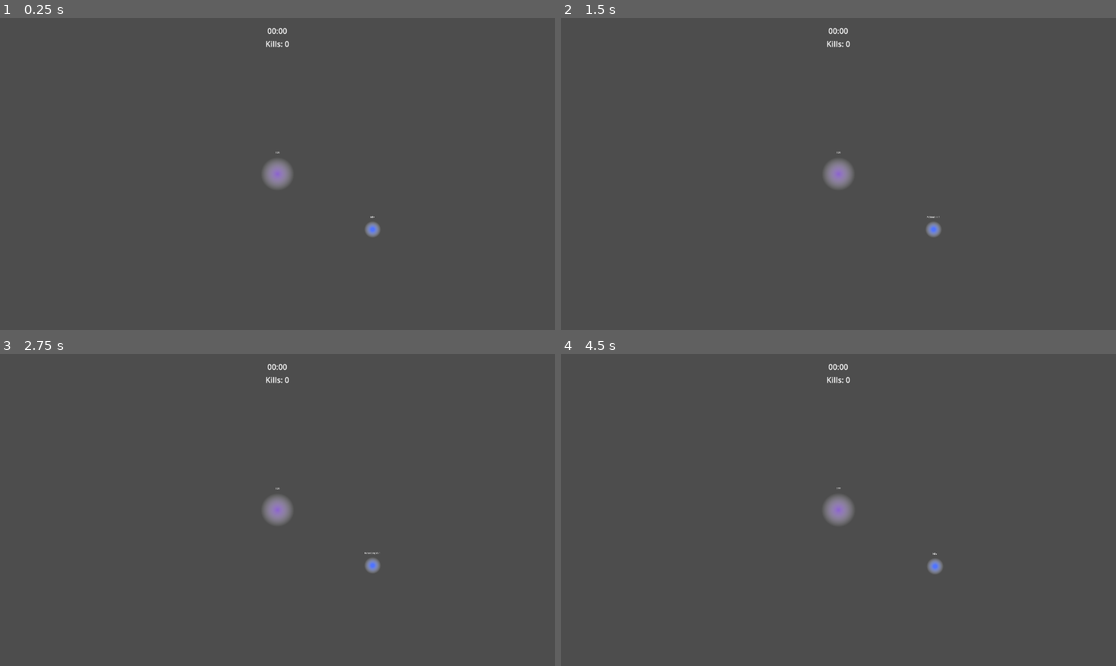
Above: before the commit, frames 1-4 (two rows, left to right).
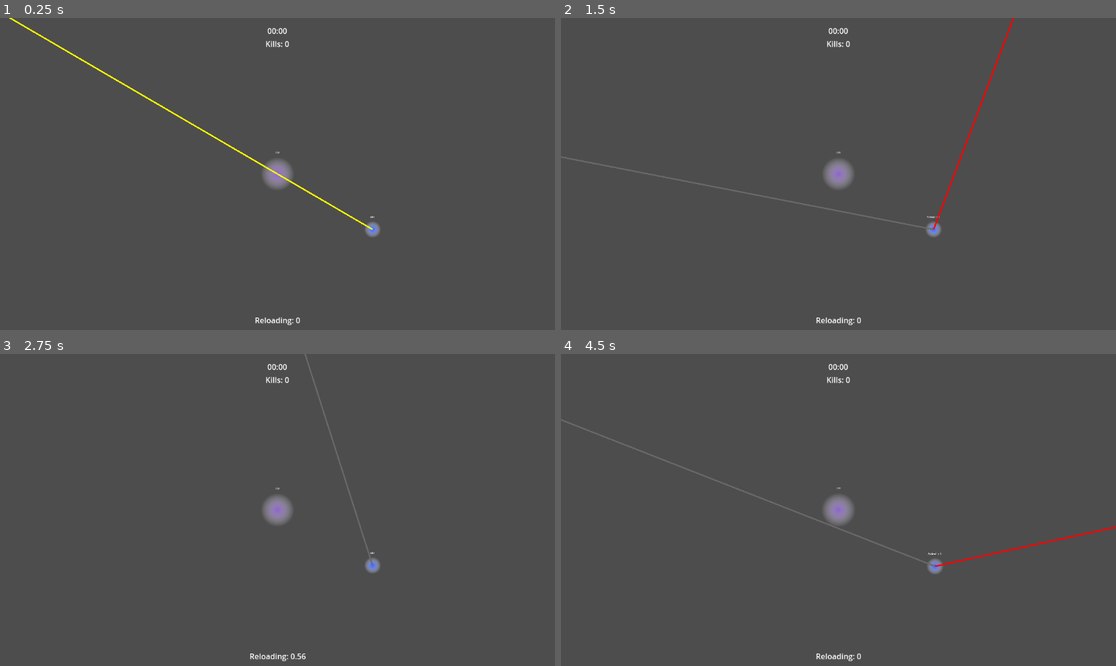
Above: after the commit, the same moments.

Repository: dwlee0802/ProbabilityShooter
Game: Godot game, scene res://Scenes/game.tscn
Two runs of this game, one before a commit and one after it. Both use one fixed random seed, a clock stepped at 60 frames per second and the inputs below.
Inputs (mouse positions are in pixels of both pictures, inside the frame that each line leads up to):
- Up to frame 1 (0.25 s): no input
- Up to frame 2 (1.5 s): tap Enter at 0.5 s; move the mouse to (960, 158) at 0.52 s; tap Q (action_1, bound only before the commit) at 0.6 s; click (960, 158) at 0.8 s; tap Space at 1.25 s; move the mouse to (727, 189) at 1.27 s; click (727, 189) at 1.35 s
- Up to frame 3 (2.75 s): tap Q (action_1, bound only before the commit) at 1.55, 2.1 s; move the mouse to (333, 441) at 2.02 s; click (333, 441) at 2.3 s
- Up to frame 4 (4.5 s): tap Enter at 2.75 s; move the mouse to (810, 572) at 2.77 s; tap Middle mouse button (camera_pan) at 2.85 s; tap Q (action_1, bound only before the commit) at 3.05 s; move the mouse to (1005, 556) at 3.52 s; tap Mouse wheel up (camera_zoom_in) at 3.6 s; click (1005, 556) at 3.8 s; tap Space at 4.25 s; move the mouse to (672, 463) at 4.27 s; tap Mouse wheel down (camera_zoom_out) at 4.35 s

The runs differ from the first frame. In frame 1, 0.5% of the frame differs, in the area x 1-68%, y 0-99%; in frame 2, 0.6%, in the area x 0-82%, y 0-99%; in frame 3, 0.2%; in frame 4, 0.5%.

Commit message:
Aim and Attack Lines.

Diff:
--- a/Scenes/States/attack_state.gd
+++ b/Scenes/States/attack_state.gd
@@ -19,7 +19,15 @@
 func enter() -> void:
 	super()
 	parent.state_label.text = "Action1"
+	mouse_position = parent.get_local_mouse_position()
 	timer.start(wait_time)
+	parent.aim_line.default_color = parent.disabled_color
+	parent.attack_line.visible = true
+	parent.attack_line.set_point_position(1, parent.get_local_mouse_position().normalized() * 10000)
+
+func exit() -> void:
+	super()
+	parent.attack_line.visible = false
 
 func process_input(_event: InputEvent) -> State:
 	if Input.is_action_just_pressed("ui_cancel"):
@@ -35,14 +43,13 @@
 
 func process_physics(_delta: float) -> State:
 	if timer.is_stopped():
-		parent.action_1_available = false
+		parent.action_one_available = false
 
 		var bullet: Projectile = parent.bullet_scene.instantiate()
 		bullet.launch(mouse_position.normalized(), projectile_speed, randi_range(1, 201))
 		bullet.global_position = parent.global_position
 
 		get_tree().root.add_child(bullet)
-
 		return idle_state
 
 	return null
--- a/Scenes/States/idle_state.gd
+++ b/Scenes/States/idle_state.gd
@@ -3,9 +3,7 @@
 @export
 var move_state: State
 @export
-var aim_state: State
-@export
-var reload_state: State
+var action_one_state: State
 
 
 func enter() -> void:
@@ -16,16 +14,14 @@
 	# right clicking when Idle is move order
 	if Input.is_action_just_pressed('right_click'):
 		return move_state
-	# pressed action 1. go to action 1 aim mode
-	if Input.is_action_just_pressed("action_1"):
-		if parent.action_1_available:
-			aim_state.action = Action.One
-			return aim_state
-		else:
-			reload_state.action = Action.One
-			return reload_state
+	if Input.is_action_just_pressed("action_one"):
+		if parent.action_one_available:
+			return action_one_state
 
 	return null
 
 func process_physics(_delta: float) -> State:
 	return null
+
+func process_frame(_delta: float) -> State:
+	return null
--- a/Scenes/States/move_state.gd
+++ b/Scenes/States/move_state.gd
@@ -3,7 +3,7 @@
 @export
 var idle_state: State
 @export
-var aim_state: State
+var action_one_state: State
 
 var destination: Vector2
 
@@ -20,9 +20,8 @@
 	if Input.is_action_just_pressed("right_click"):
 		destination = parent.get_global_mouse_position()
 	# pressed action 1. go to action 1 aim mode
-	if Input.is_action_just_pressed("action_1"):
-		aim_state.action = Action.One
-		return aim_state
+	if Input.is_action_just_pressed("action_one"):
+		return action_one_state
 
 	return null
 
--- a/Scenes/enemy_unit.gd
+++ b/Scenes/enemy_unit.gd
@@ -36,7 +36,7 @@
 	var current_speed: float = linear_velocity.length()
 
 	var angle_to_core: float = global_position.angle_to_point(core_position)
-	var target_direction: Vector2 = linear_velocity.from_angle(angle_to_core)
+	var target_direction: Vector2 = Vector2.from_angle(angle_to_core)
 
 	var adjustment_force: Vector2 = target_direction - current_direction
 
--- a/Scenes/game.gd
+++ b/Scenes/game.gd
@@ -1,4 +1,7 @@
 extends Node2D
+
+@onready
+var user_interface: UserInterface = $UserInterface
 
 var enemy_scene = preload("res://Scenes/enemy_unit.tscn")
 
@@ -22,6 +25,9 @@
 @export
 var no_game_over: bool = false
 
+@onready
+var selected_unit: PlayerUnit = $PlayerUnit
+
 
 # Called when the node enters the scene tree for the first time.
 func _ready():
@@ -29,6 +35,9 @@
 	core.core_killed.connect(game_over)
 	spawn_timer.timeout.connect(spawn_enemy_unit)
 	spawn_timer.start(spawn_cooldown)
+
+func _process(_delta):
+	user_interface.update_reload_label(selected_unit.action_one_reload_timer.time_left)
 
 func spawn_enemy_unit() -> void:
 	var newEnemy: EnemyUnit = enemy_scene.instantiate()
--- a/Scenes/game.tscn
+++ b/Scenes/game.tscn
@@ -1,9 +1,10 @@
-[gd_scene load_steps=5 format=3 uid="uid://dxjkqbl8aq56s"]
+[gd_scene load_steps=6 format=3 uid="uid://dxjkqbl8aq56s"]
 
 [ext_resource type="Script" path="res://Scenes/game.gd" id="1_entdd"]
 [ext_resource type="PackedScene" uid="uid://c23cvo0viwxq4" path="res://Scenes/core.tscn" id="1_i48ud"]
 [ext_resource type="Script" path="res://Scenes/CameraControl.gd" id="2_iduqg"]
 [ext_resource type="PackedScene" uid="uid://cxvs0ubbipl35" path="res://Scenes/player_unit.tscn" id="2_jg501"]
+[ext_resource type="Script" path="res://Scenes/user_interface.gd" id="5_cic1u"]
 
 [node name="Game" type="Node2D"]
 script = ExtResource("1_entdd")
@@ -27,9 +28,10 @@
 
 [node name="Enemies" type="Node2D" parent="."]
 
-[node name="CanvasLayer" type="CanvasLayer" parent="."]
+[node name="UserInterface" type="CanvasLayer" parent="."]
+script = ExtResource("5_cic1u")
 
-[node name="VBoxContainer" type="VBoxContainer" parent="CanvasLayer"]
+[node name="GameState" type="VBoxContainer" parent="UserInterface"]
 anchors_preset = 5
 anchor_left = 0.5
 anchor_right = 0.5
@@ -40,16 +42,35 @@
 grow_horizontal = 2
 alignment = 1
 
-[node name="TimeLabel" type="Label" parent="CanvasLayer/VBoxContainer"]
+[node name="TimeLabel" type="Label" parent="UserInterface/GameState"]
 layout_mode = 2
 text = "00:00"
 horizontal_alignment = 1
 vertical_alignment = 1
 
-[node name="KillCountLabel" type="Label" parent="CanvasLayer/VBoxContainer"]
+[node name="KillCountLabel" type="Label" parent="UserInterface/GameState"]
 layout_mode = 2
 text = "Kills: 0"
 horizontal_alignment = 1
 vertical_alignment = 1
 
+[node name="UnitState" type="HBoxContainer" parent="UserInterface"]
+anchors_preset = 7
+anchor_left = 0.5
+anchor_top = 1.0
+anchor_right = 0.5
+anchor_bottom = 1.0
+offset_left = -74.5
+offset_top = -40.0
+offset_right = 74.5
+grow_horizontal = 2
+grow_vertical = 0
+alignment = 1
+
+[node name="ReloadLabel" type="Label" parent="UserInterface/UnitState"]
+layout_mode = 2
+text = "Reloading: 0"
+horizontal_alignment = 1
+vertical_alignment = 1
+
 [connection signal="body_entered" from="Core" to="Core" method="_on_body_entered"]
--- a/Scenes/player_unit.gd
+++ b/Scenes/player_unit.gd
@@ -1,9 +1,10 @@
 extends Unit
 class_name PlayerUnit
 
+static var bullet_scene = preload("res://Scenes/projectile.tscn")
+
 @onready
 var state_label: Label = $StateLabel
-
 @onready
 var state_machine: StateMachine = $StateMachine
 
@@ -13,19 +14,48 @@
 
 @export_category("Action Availability")
 @export
-var action_1_available: bool = true
+var action_one_available: bool = true
+@export
+var action_one_reload_time: float = 1
+@onready
+var action_one_reload_timer: Timer = $ActionOneReloadTimer
 
-var bullet_scene = preload("res://Scenes/projectile.tscn")
+@export_category("Aim Line")
+@export
+var default_color: Color = Color.YELLOW
+@export
+var attack_color: Color = Color.RED
+@export
+var disabled_color: Color = Color.DIM_GRAY
+
+@onready
+var aim_line: Line2D = $AimLine
+@onready
+var attack_line: Line2D = $AttackLine
 
 
 func _ready() -> void:
 	state_machine.init(self)
+	$ActionOneReloadTimer.reload_finished.connect(reload_action)
+	aim_line.default_color = default_color
+	attack_line.default_color = attack_color
 
 func _unhandled_input(event: InputEvent) -> void:
 	state_machine.process_input(event)
 
+	if Input.is_action_just_pressed("action_one") and !action_one_available:
+		if action_one_reload_timer.is_stopped():
+			action_one_reload_timer.start(action_one_reload_time)
+
 func _physics_process(delta: float) -> void:
 	state_machine.process_physics(delta)
+	# make aim line follow mouse cursor
+	aim_line.set_point_position(1, get_local_mouse_position().normalized() * 10000)
 
 func _process(delta: float) -> void:
 	state_machine.process_frame(delta)
+
+func reload_action(num: int) -> void:
+	match num:
+		1:
+			action_one_available = true
--- a/Scenes/player_unit.tscn
+++ b/Scenes/player_unit.tscn
@@ -6,7 +6,7 @@
 [ext_resource type="Script" path="res://Scenes/States/move_state.gd" id="4_jlt6l"]
 [ext_resource type="Script" path="res://Scenes/States/aim_state.gd" id="5_8ylnj"]
 [ext_resource type="Script" path="res://Scenes/States/attack_state.gd" id="6_3pdj6"]
-[ext_resource type="Script" path="res://Scenes/States/reload_state.gd" id="7_tgkgy"]
+[ext_resource type="Script" path="res://Scenes/reload_timer.gd" id="8_ikoyw"]
 
 [sub_resource type="Gradient" id="Gradient_r6gn1"]
 offsets = PackedFloat32Array(0.123377, 0.649351)
@@ -47,36 +47,41 @@
 script = ExtResource("2_us0md")
 starting_state = NodePath("Idle")
 
-[node name="Idle" type="Node" parent="StateMachine" node_paths=PackedStringArray("move_state", "aim_state", "reload_state")]
+[node name="Idle" type="Node" parent="StateMachine" node_paths=PackedStringArray("move_state", "action_one_state")]
 script = ExtResource("3_2iym7")
 move_state = NodePath("../Move")
-aim_state = NodePath("../Aim")
-reload_state = NodePath("../Reload")
+action_one_state = NodePath("../ActionOne")
 
-[node name="Move" type="Node" parent="StateMachine" node_paths=PackedStringArray("idle_state", "aim_state")]
+[node name="Move" type="Node" parent="StateMachine" node_paths=PackedStringArray("idle_state", "action_one_state")]
 script = ExtResource("4_jlt6l")
 idle_state = NodePath("../Idle")
-aim_state = NodePath("../Aim")
+action_one_state = NodePath("../ActionOne")
 
 [node name="Aim" type="Node" parent="StateMachine" node_paths=PackedStringArray("idle_state", "action_1_state")]
 script = ExtResource("5_8ylnj")
 idle_state = NodePath("../Idle")
-action_1_state = NodePath("../Action1")
+action_1_state = NodePath("../ActionOne")
 
-[node name="Action1" type="Node" parent="StateMachine" node_paths=PackedStringArray("idle_state", "move_state")]
+[node name="ActionOne" type="Node" parent="StateMachine" node_paths=PackedStringArray("idle_state", "move_state")]
 script = ExtResource("6_3pdj6")
 idle_state = NodePath("../Idle")
 move_state = NodePath("../Move")
 
-[node name="Timer" type="Timer" parent="StateMachine/Action1"]
+[node name="Timer" type="Timer" parent="StateMachine/ActionOne"]
 process_callback = 0
 one_shot = true
 
-[node name="Reload" type="Node" parent="StateMachine" node_paths=PackedStringArray("idle_state", "move_state")]
-script = ExtResource("7_tgkgy")
-idle_state = NodePath("../Idle")
-move_state = NodePath("../Move")
+[node name="AimLine" type="Line2D" parent="."]
+points = PackedVector2Array(0, 0, 100, 0)
+antialiased = true
 
-[node name="Timer" type="Timer" parent="StateMachine/Reload"]
+[node name="AttackLine" type="Line2D" parent="."]
+visible = false
+points = PackedVector2Array(0, 0, 100, 0)
+antialiased = true
+
+[node name="ActionOneReloadTimer" type="Timer" parent="."]
 process_callback = 0
 one_shot = true
+script = ExtResource("8_ikoyw")
+action_number = 1
--- /dev/null
+++ b/Scenes/reload_timer.gd
@@ -0,0 +1,16 @@
+extends Timer
+
+@export
+var action_number: int = -1
+
+signal reload_finished(num)
+
+func _ready():
+	timeout.connect(on_timeout)
+
+func on_timeout():
+	if action_number <= 0:
+		push_error("No action number set in reload timer")
+		return
+
+	reload_finished.emit(action_number)
--- /dev/null
+++ b/Scenes/user_interface.gd
@@ -0,0 +1,9 @@
+extends CanvasLayer
+class_name UserInterface
+
+@onready
+var reload_label: Label = $UnitState/ReloadLabel
+
+
+func update_reload_label(time: float) -> void:
+	reload_label.text = "Reloading: " + str(int(time * 100)/100.0)
--- a/project.godot
+++ b/project.godot
@@ -21,14 +21,9 @@
 "events": [Object(InputEventMouseButton,"resource_local_to_scene":false,"resource_name":"","device":-1,"window_id":0,"a …(258 unchanged characters)…
 ]
 }
-action_1={
+action_one={
 "deadzone": 0.5,
-"events": [Object(InputEventKey,"resource_local_to_scene":false,"resource_name":"","device":-1,"window_id":0,"alt_pressed":false,"shift_pressed":false,"ctrl_pressed":false,"meta_pressed":false,"pressed":false,"keycode":0,"physical_keycode":81,"key_label":0,"unicode":113,"echo":false,"script":null)
-]
-}
-left_click={
-"deadzone": 0.5,
-"events": [Object(InputEventMouseButton,"resource_local_to_scene":false,"resource_name":"","device":-1,"window_id":0,"alt_pressed":false,"shift_pressed":false,"ctrl_pressed":false,"meta_pressed":false,"button_mask":1,"position":Vector2(74, 16),"global_position":Vector2(78, 57),"factor":1.0,"button_index":1,"canceled":false,"pressed":true,"double_click":false,"script":null)
+"events": [Object(InputEventMouseButton,"resource_local_to_scene":false,"resource_name":"","device":-1,"window_id":0,"alt_pressed":false,"shift_pressed":false,"ctrl_pressed":false,"meta_pressed":false,"button_mask":1,"position":Vector2(83, 16),"global_position":Vector2(87, 57),"factor":1.0,"button_index":1,"canceled":false,"pressed":true,"double_click":false,"script":null)
 ]
 }
 action_2={
